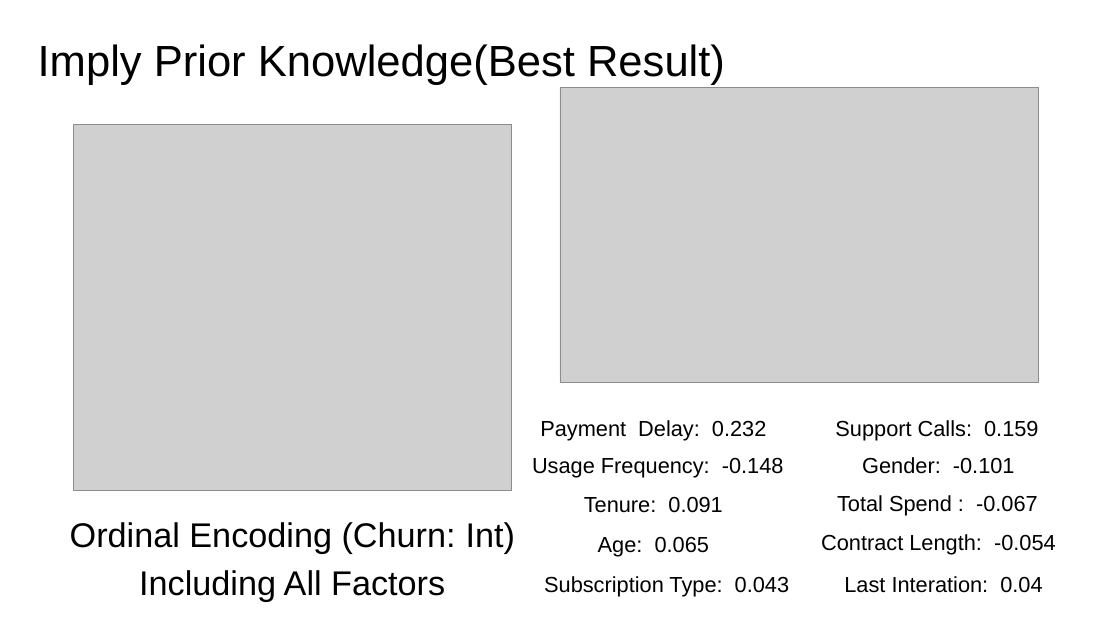
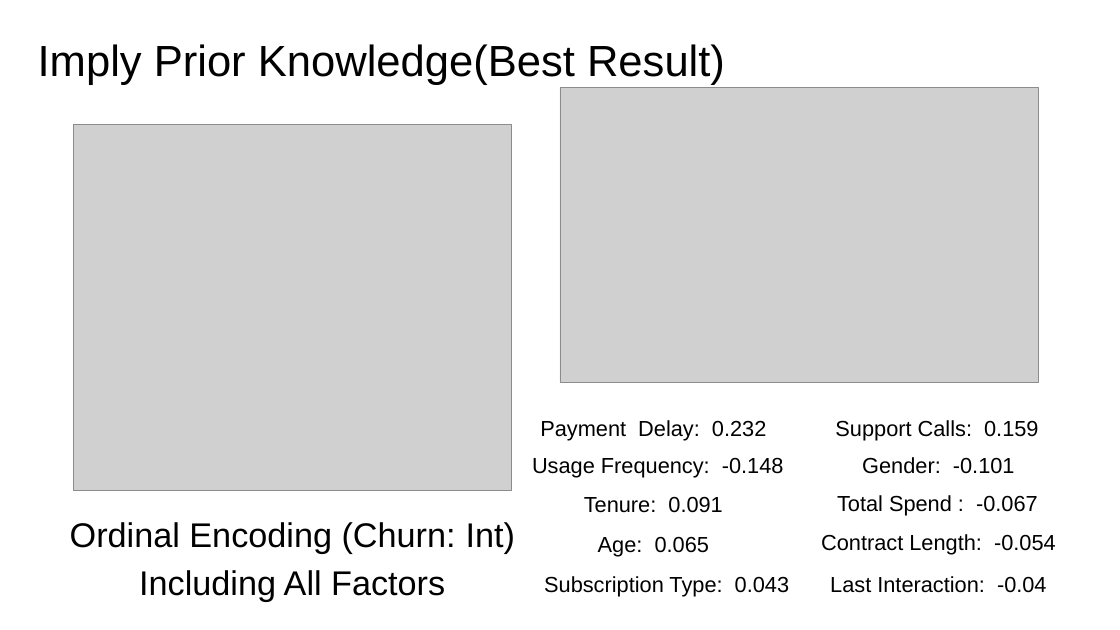
Before and after one commit to LeeMoofon0222/Vizuro_Intern, a slide deck: slide 11 of cc_process/Customer_Churn_ppt.pptx. Drawn at 1120x630 pixels with LibreOffice and Linux fonts; fonts in the diff are those of the drawing; grey boxes stand for pictures; background and template pictures are left out. Boxes give left, top, right and bottom in pixels: in the first picture for what was removed or moved away, otherwise in the second. Text is boxed around its words. In the diff, an @@ line names an element or a change of style, - is before the commit and + after.

```diff
--- a/cc_process/Customer_Churn_ppt.pptx
+++ b/cc_process/Customer_Churn_ppt.pptx
@@ text at (830,576,1047,593): text changed @@
-Last Interation: 0.04
+Last Interaction: -0.04
```
Also in this commit, not shown: 2 other files.
